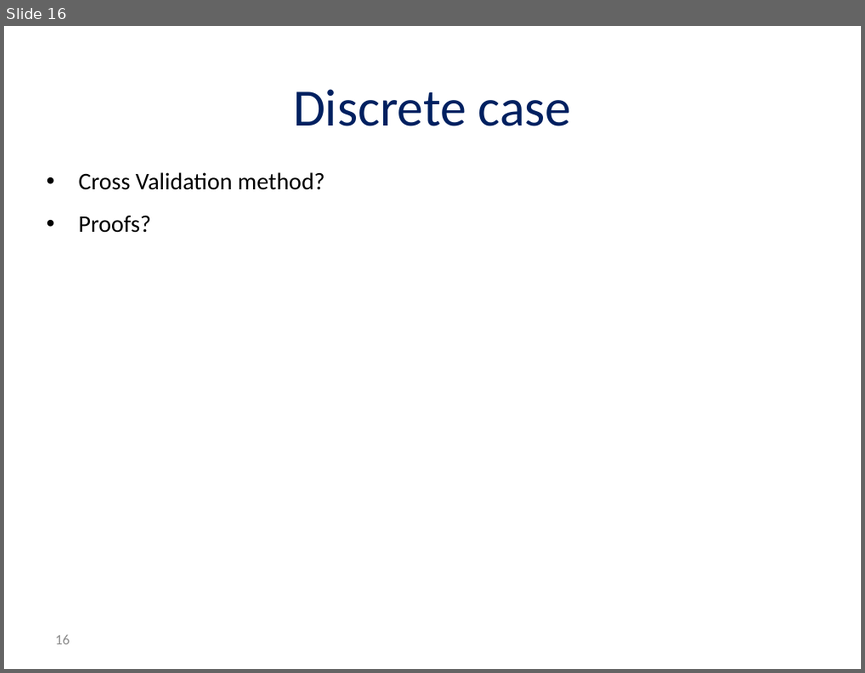
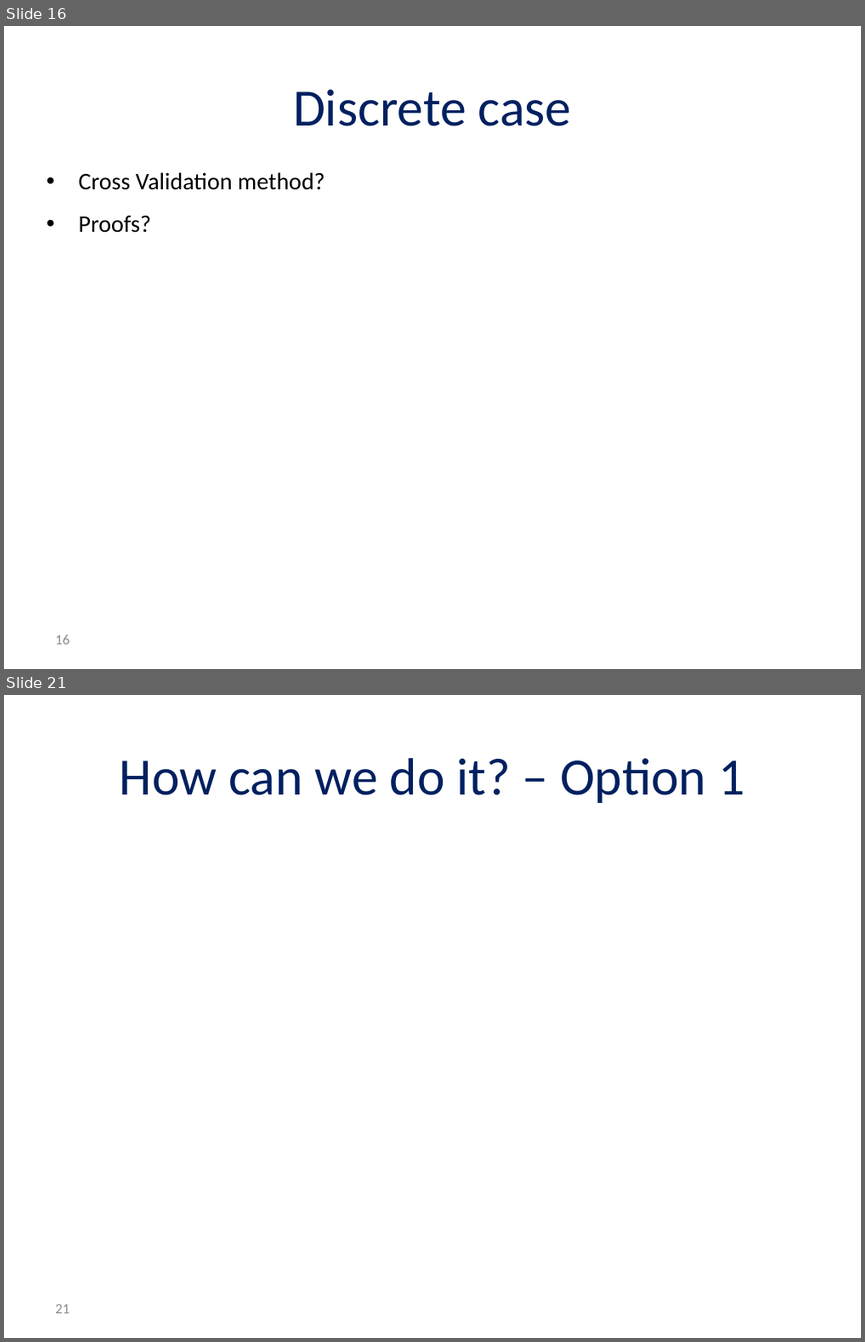
Before and after one commit to Asaf1408/Thesis, a slide deck: Qunatile regression.PPTX. Shown one above the other, each under a label of ours: slide 16 before the commit, slides 16 and 21 after it; the slides between them are not shown. The pictures are 865x673 and 865x1342 pixels, drawn with LibreOffice and Linux fonts; fonts in the diff are those of the drawing; grey boxes stand for pictures; background and template pictures are left out. Boxes give left, top, right and bottom in pixels: in the first picture for what was removed or moved away, otherwise in the second. Text is boxed around its words. In the diff, an @@ line names an element or a change of style, - is before the commit and + after.

```diff
--- a/Qunatile regression.PPTX
+++ b/Qunatile regression.PPTX
@@ slide 21 added at (4, 695, 861, 1338), background #FFFFFF @@
@@ title added at (120, 758, 744, 803), 44 pt, text #002060 @@
+How can we do it? – Option 1
@@ page number added at (55, 1304, 69, 1313), 12 pt, text #8C8C8C @@
+21
```
Also in this commit, not shown: 16 other slides added, 51 other files.
